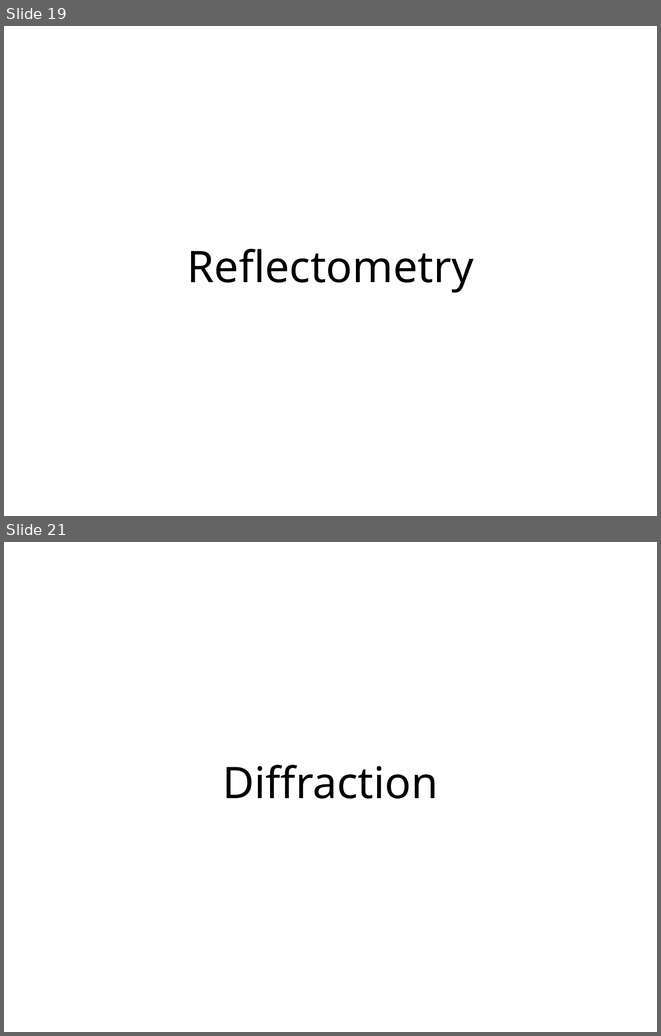
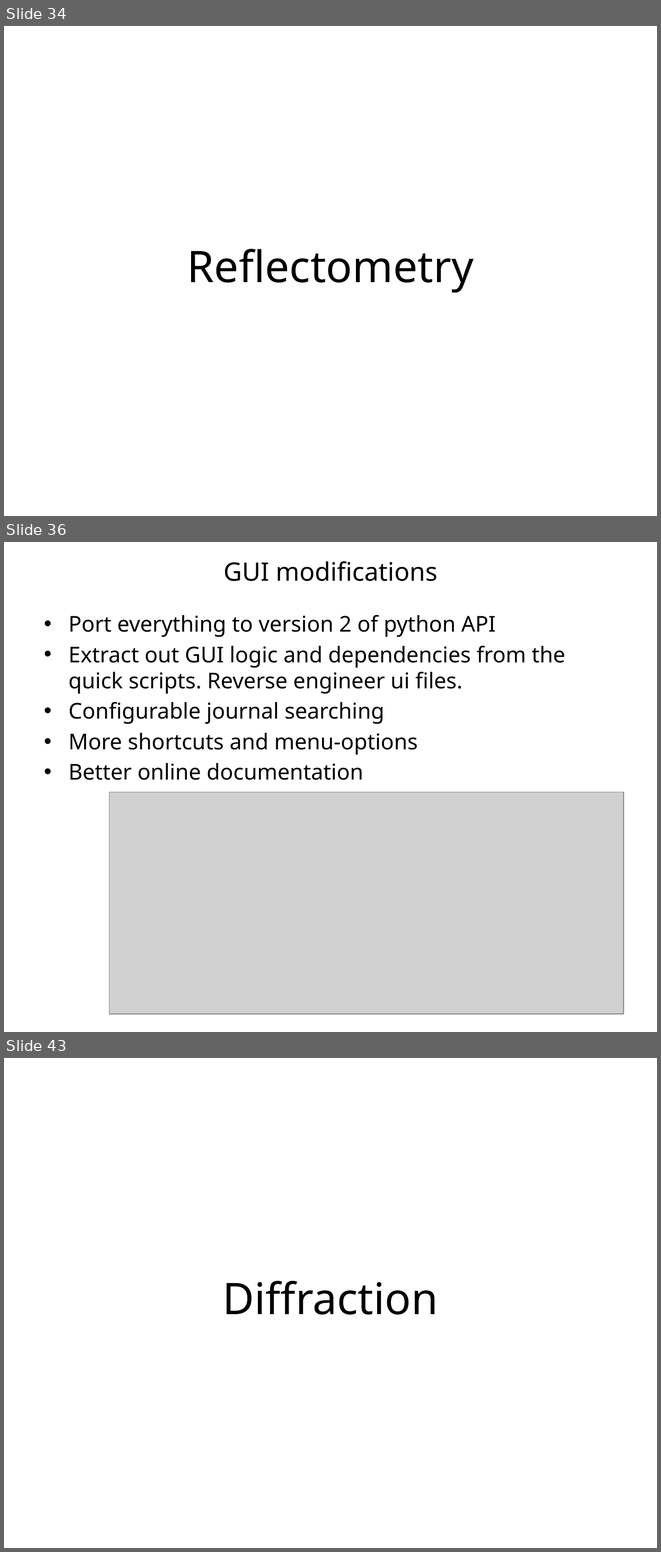
Before and after one commit to mantidproject/documents, a slide deck: Presentations/Release Presentations/3.1/Release 3.1 Presentation.pptx. Shown one above the other, each under a label of ours: slides 19 and 21 before the commit, slides 34, 36 and 43 after it; the slides between them are not shown. The pictures are 661x1036 and 661x1552 pixels, drawn with LibreOffice and Linux fonts; fonts in the diff are those of the drawing; grey boxes stand for pictures; background and template pictures are left out. Boxes give left, top, right and bottom in pixels: in the first picture for what was removed or moved away, otherwise in the second. Text is boxed around its words. In the diff, an @@ line names an element or a change of style, - is before the commit and + after.

```diff
--- a/Presentations/Release Presentations/3.1/Release 3.1 Presentation.pptx
+++ b/Presentations/Release Presentations/3.1/Release 3.1 Presentation.pptx
@@ slide 36 added at [4, 542, 657, 1032], background #FFFFFF @@
@@ title added at [223, 561, 438, 581], 28 pt, text #000000 @@
+GUI modifications
@@ text added at [69, 615, 565, 780], 24 pt, text #000000 @@
+• Port everything to version 2 of python API
+• Extract out GUI logic and dependencies from the quick scripts. Reverse engineer ui files.
+• Configurable journal searching
+• More shortcuts and menu-options
+• Better online documentation
@@ picture added at [109, 792, 624, 1014] @@
@@ what was slide 19 is now slide 34 @@
@@ what was slide 21 is now slide 43 @@
```
Also in this commit, not shown: 6 slides changed, 32 other slides added, 8 slides removed, 12 other files.
